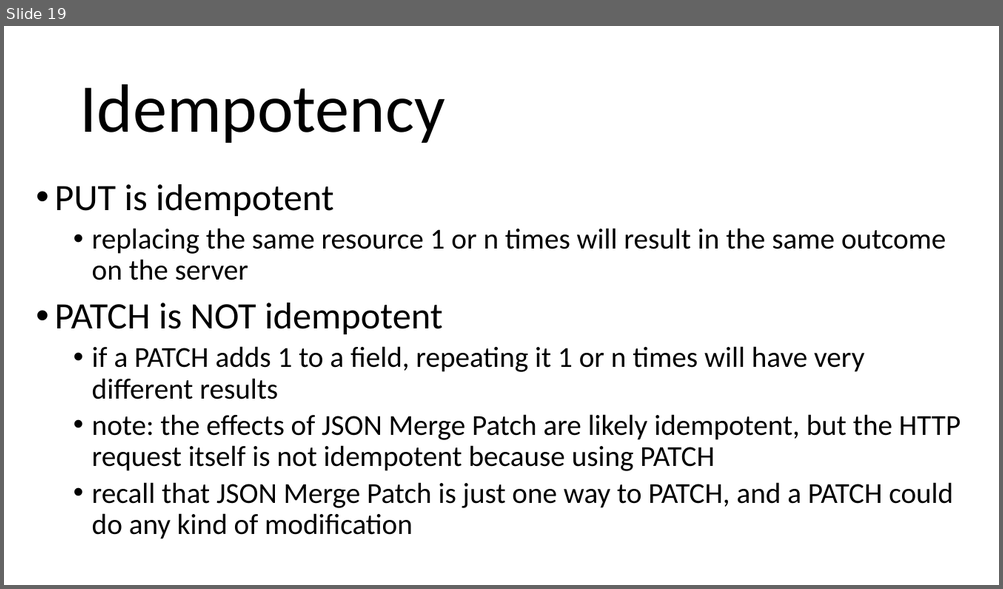
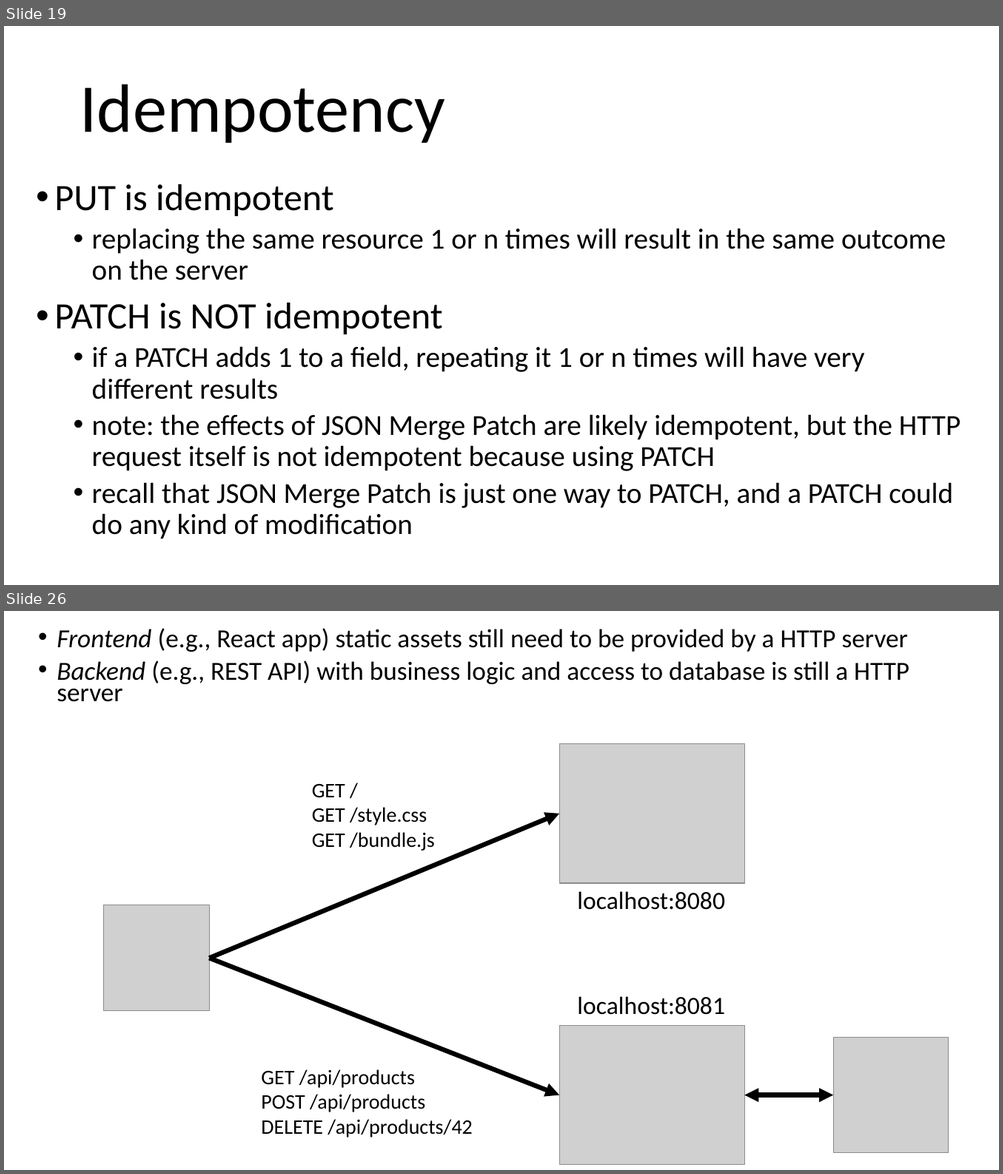
Before and after one commit to arcuri82/testing_security_development_enterprise_systems, a slide deck: doc/advanced/slides/lesson_03.pptx. Shown one above the other, each under a label of ours: slide 19 before the commit, slides 19 and 26 after it; the slides between them are not shown. The pictures are 1003x589 and 1003x1174 pixels, drawn with LibreOffice and Linux fonts; fonts in the diff are those of the drawing; grey boxes stand for pictures. Boxes give left, top, right and bottom in pixels: in the first picture for what was removed or moved away, otherwise in the second. Text is boxed around its words. In the diff, an @@ line names an element or a change of style, - is before the commit and + after.

```diff
--- a/doc/advanced/slides/lesson_03.pptx
+++ b/doc/advanced/slides/lesson_03.pptx
@@ slide 26 added at box(4, 611, 999, 1170), background #FFFFFF @@
@@ text added at box(57, 628, 909, 702), 25.2 pt, text #000000 @@
+• Frontend (e.g., React app) static assets still need to be provided by a HTTP server
+• Backend (e.g., REST API) with business logic and access to database is still a HTTP server
@@ picture added at box(559, 743, 744, 883) @@
@@ text added at box(312, 783, 435, 851), 20 pt, text #000000 @@
+GET /
+GET /style.css
+GET /bundle.js
@@ arrow added from (209, 959) to (559, 814), #000000 4.5 pt @@
@@ text added at box(577, 891, 725, 910), 24 pt, text #000000 @@
+localhost:8080
@@ picture added at box(103, 906, 209, 1011) @@
@@ arrow added from (209, 959) to (559, 1095), #000000 4.5 pt @@
@@ text added at box(577, 997, 725, 1015), 24 pt, text #000000 @@
+localhost:8081
@@ picture added at box(559, 1026, 744, 1165) @@
@@ picture added at box(833, 1038, 948, 1153) @@
@@ text added at box(261, 1070, 472, 1138), 20 pt, text #000000 @@
+GET /api/products
+POST /api/products
+DELETE /api/products/42
@@ double arrow added from (745, 1095) to (833, 1095), #000000 4.5 pt @@
```
Also in this commit, not shown: 6 slides changed, 8 other slides added, 2 other files.
